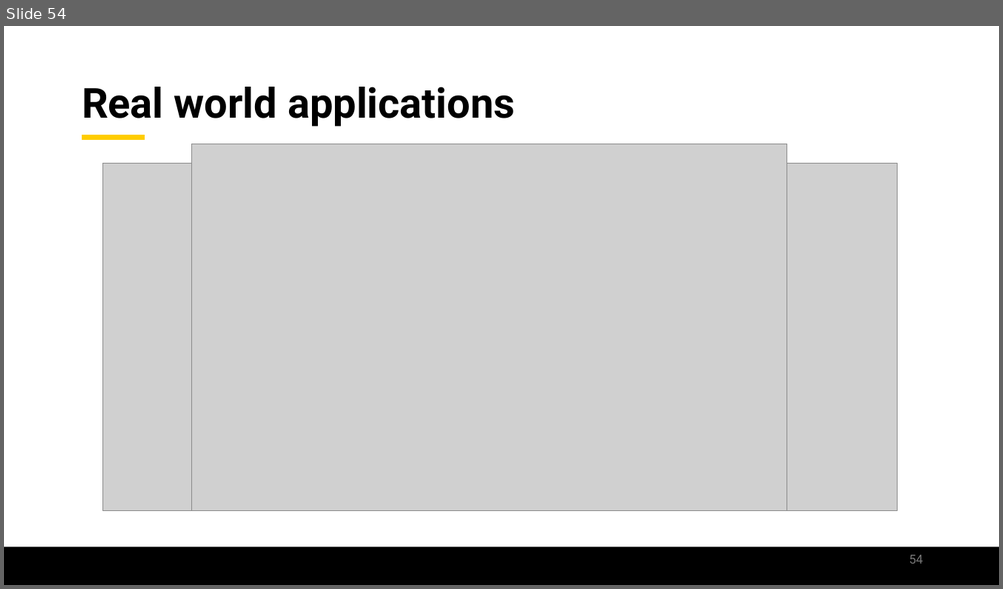
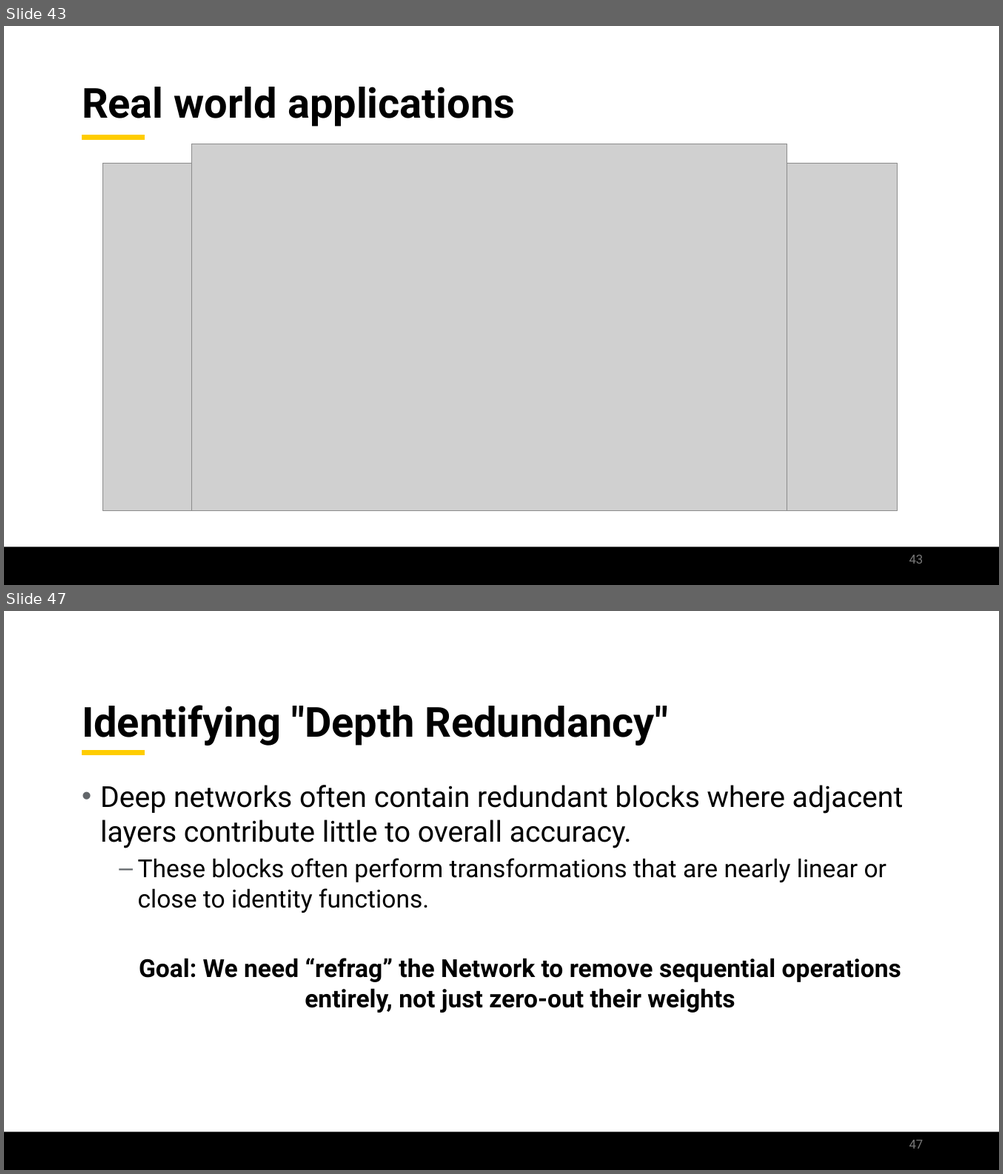
Before and after one commit to jamilgafur/Presentation, a slide deck: Presentation.pptx. Shown one above the other, each under a label of ours: slide 54 before the commit, slides 43 and 47 after it; the slides between them are not shown. The pictures are 1003x589 and 1003x1174 pixels, drawn with LibreOffice and Linux fonts; fonts in the diff are those of the drawing; grey boxes stand for pictures; background and template pictures are left out. Boxes give left, top, right and bottom in pixels: in the first picture for what was removed or moved away, otherwise in the second. Text is boxed around its words. In the diff, an @@ line names an element or a change of style, - is before the commit and + after.

```diff
--- a/Presentation.pptx
+++ b/Presentation.pptx
@@ slide 47 added at box(4, 611, 999, 1170), background #FFFFFF; not listed: 1 template element that a slide beside it also shows @@
@@ title added at box(82, 705, 668, 746), 40 pt, text #000000, bold @@
+Identifying "Depth Redundancy"
@@ line added from (82, 753) to (145, 753), #FFCD00 5 pt @@
@@ text added at box(100, 785, 903, 1013), 24 pt, text #000000 @@
+• Deep networks often contain redundant blocks where adjacent layers contribute little to overall accuracy.
+  – These blocks often perform transformations that are nearly linear or close to identity functions.
+  Goal: We need “refrag” the Network to remove sequential operations entirely, not just zero-out their weights
@@ page number added at box(909, 1140, 923, 1149), 12 pt, text #797979 @@
+47
@@ what was slide 54 is now slide 43 @@
@@ page number at box(909, 555, 923, 564): text changed @@
-54
+43
```
Also in this commit, not shown: 10 slides changed, 6 other slides added, 9 slides removed.
